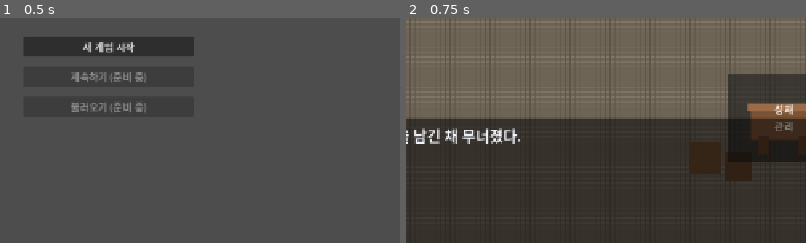
Above: before the commit, frames 1-2 (left to right).
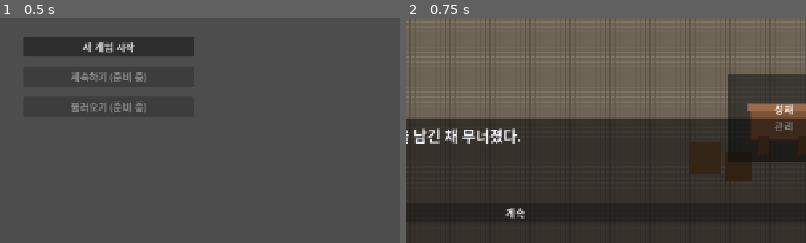
Above: after the commit, the same moments.

Repository: yogitobi31/season-of-warlords
Game: Godot game, scene res://scenes/Title.tscn
Same seed, same stepped clock (60 frames per second), same inputs: the game is played once before the commit and once after it.
Inputs:
- Up to frame 1 (0.5 s): no input
- Up to frame 2 (0.75 s): click "새 게임 시작" at 0.5 s
The pictures show only the part of the screen within x 36-86%, y 50-100%; the shares and areas given below are measured in that part.

Frame 1 is identical in both runs. In frame 2, 0.1% of the frame differs, in the area x 24-30%, y 84-90%.

Commit message:
Fix CastleHub opening dialogue input progression

Diff:
--- a/scripts/CastleHub.gd
+++ b/scripts/CastleHub.gd
@@ -782,12 +782,28 @@
 	castle_event_overlay.visible = false
 
 func _unhandled_input(event: InputEvent) -> void:
+	if opening_active and is_opening_advance_input(event):
+		advance_opening()
+		get_viewport().set_input_as_handled()
+		return
+
 	if event is InputEventMouseButton and event.pressed and event.button_index == MOUSE_BUTTON_LEFT:
 		if not info_popup_overlay.visible and not rumor_overlay.visible and not castle_event_overlay.visible and not opening_active:
 			select_hub_target("")
 	if event.is_action_pressed("ui_cancel") and info_popup_overlay.visible and not opening_active:
 		_on_close_info_popup_pressed()
 		get_viewport().set_input_as_handled()
+
+func is_opening_advance_input(event: InputEvent) -> bool:
+	if event is InputEventKey:
+		var key_event: InputEventKey = event
+		if not key_event.pressed or key_event.echo:
+			return false
+		return key_event.keycode == KEY_ENTER or key_event.keycode == KEY_KP_ENTER or key_event.keycode == KEY_SPACE
+	if event is InputEventMouseButton:
+		var mouse_event: InputEventMouseButton = event
+		return mouse_event.pressed and mouse_event.button_index == MOUSE_BUTTON_LEFT and not mouse_event.double_click
+	return false
 
 func _on_castle_event_confirm_pressed() -> void:
 	if opening_active:
@@ -816,11 +832,15 @@
 
 func start_opening_if_needed() -> void:
 	if GameState.opening_seen:
+		dialogue_panel.visible = true
+		dialogue_confirm_button.visible = false
+		select_hub_target("")
 		return
 	opening_active = true
 	opening_index = 0
 	dialogue_panel.visible = true
 	dialogue_speaker_label.text = "청람의 기록"
+	dialogue_confirm_button.visible = true
 	dialogue_confirm_button.text = "계속"
 	show_opening_line()
 
@@ -843,5 +863,7 @@
 func end_opening() -> void:
 	opening_active = false
 	GameState.opening_seen = true
-	dialogue_panel.visible = false
+	dialogue_confirm_button.visible = false
 	dialogue_confirm_button.text = "확인"
+	dialogue_panel.visible = true
+	select_hub_target("")
